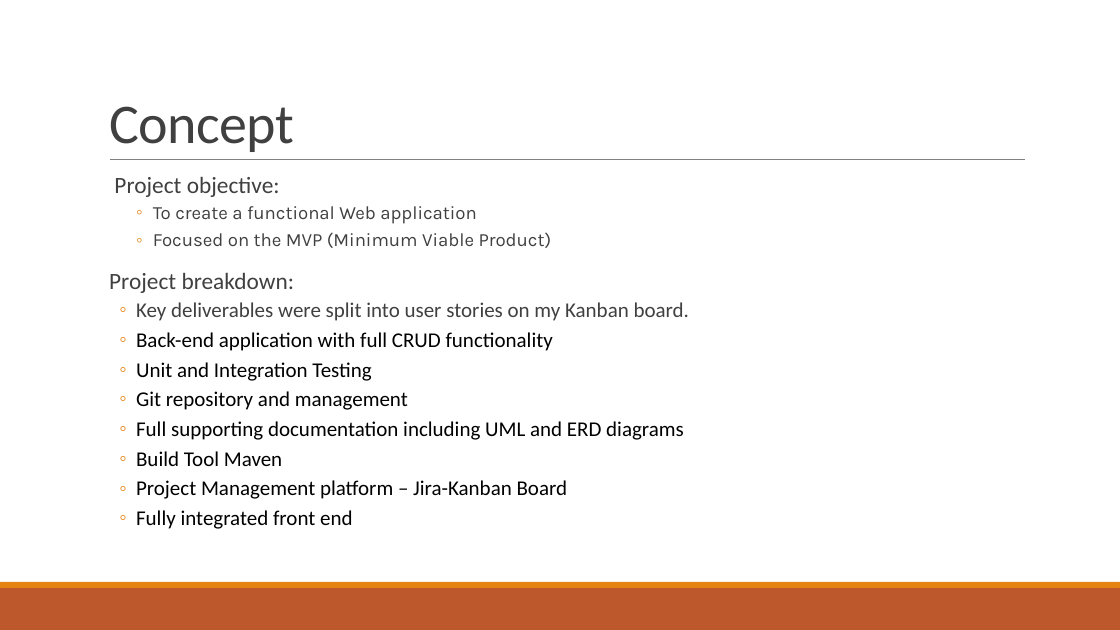
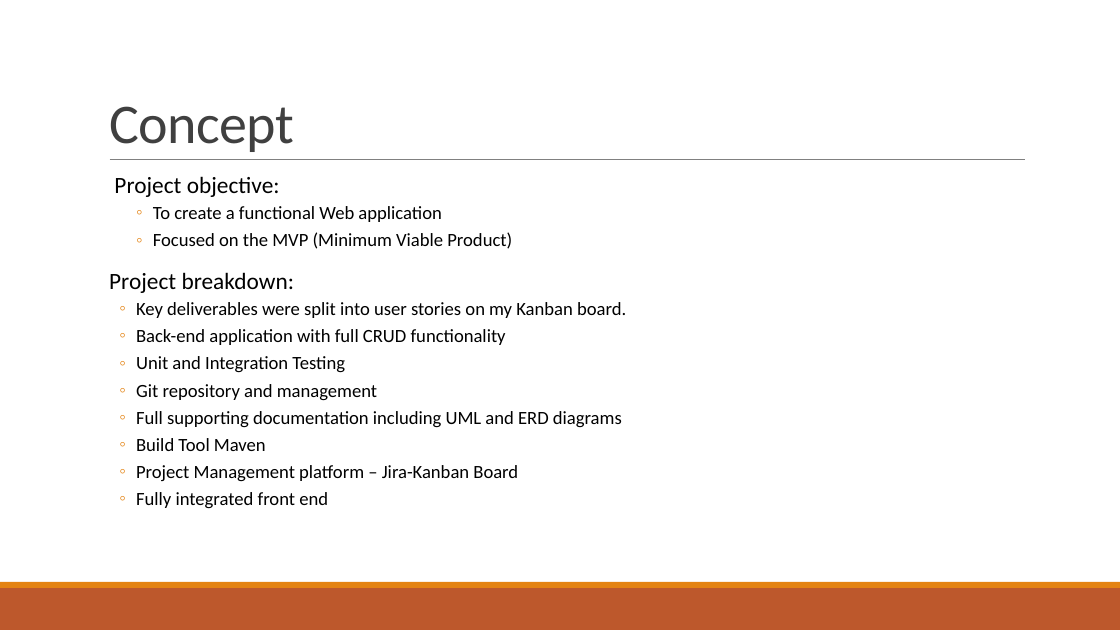
Before and after one commit to HaarismoghalQA/HobbyProject, a slide deck: slide 3 of Documentation/HobbyProject.pptx. Drawn at 1120x630 pixels with LibreOffice and Linux fonts; fonts in the diff are those of the drawing. Boxes give left, top, right and bottom in pixels: in the first picture for what was removed or moved away, otherwise in the second. Text is boxed around its words. In the diff, an @@ line names an element or a change of style, - is before the commit and + after.

```diff
--- a/Documentation/HobbyProject.pptx
+++ b/Documentation/HobbyProject.pptx
@@ text "Project objective:" at (109,176,626,509): text colour #404040 to #000000 in "Project objective:", "To create a functional Web application", "Focused on the MVP (Minimum Viable Product)", "Project breakdown:" and 1 more places; font Karla to Calibri in "To create a functional Web application", "Focused on the MVP (Minimum Viable Product)"; size 18 to 16 pt in "Key deliverables were split into user stories ...", "Back-end application with full CRUD functionality", "Unit and Integration Testing", "Git repository and management" and 4 more places @@
```
Also in this commit, not shown: 6 other slides changed, 4 slides added, 1 slide removed, 8 other files.
